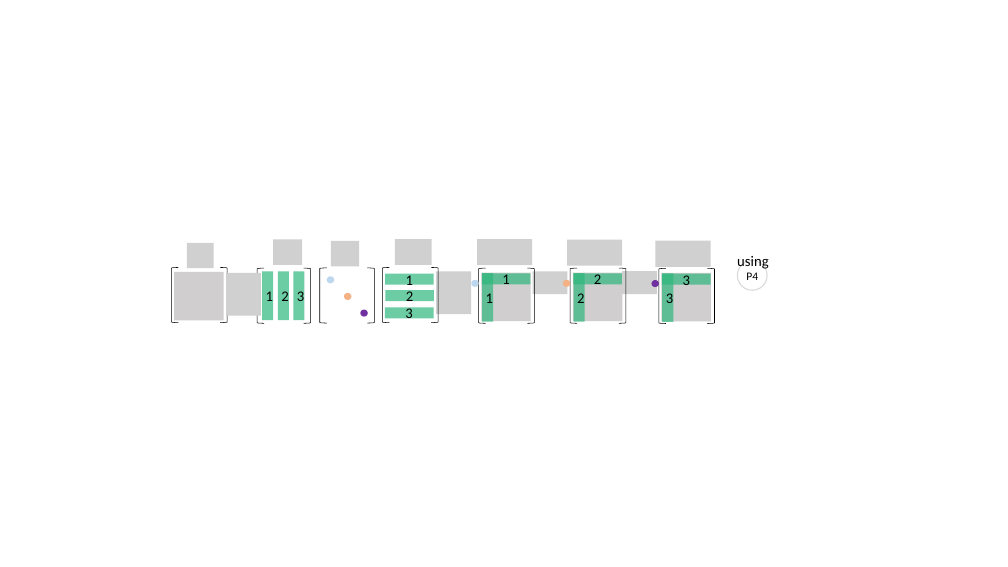
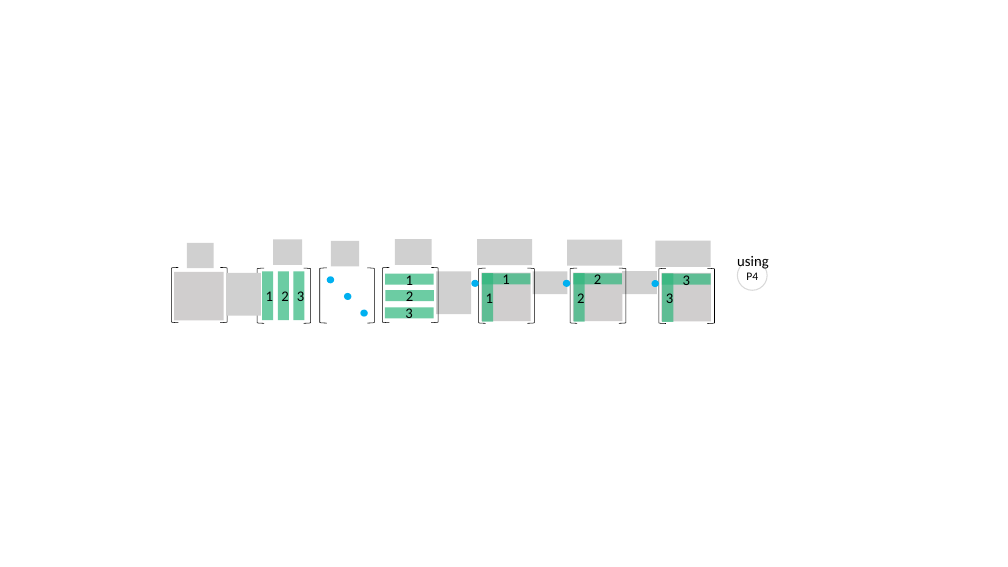
Before and after one commit to kenjihiranabe/The-Art-of-Linear-Algebra, a slide deck: slide 41 of Illustrations.pptx. Drawn at 1008x567 pixels with LibreOffice and Linux fonts; fonts in the diff are those of the drawing; grey boxes stand for pictures. Boxes give left, top, right and bottom in pixels: in the first picture for what was removed or moved away, otherwise in the second. Text is boxed around its words. In the diff, an @@ line names an element or a change of style, - is before the commit and + after.

```diff
--- a/Illustrations.pptx
+++ b/Illustrations.pptx
@@ ellipse at (327, 276, 334, 283): fill #BDD7EE to #00B0F0 @@
@@ ellipse at (344, 293, 352, 299): fill #F4B183 to #00B0F0 @@
@@ ellipse at (471, 280, 479, 287): fill #BDD7EE to #00B0F0 @@
@@ ellipse at (563, 280, 570, 287): fill #F4B183 to #00B0F0 @@
@@ ellipse at (652, 280, 659, 287): fill #7030A0 to #00B0F0 @@
@@ ellipse at (361, 309, 368, 316): fill #7030A0 to #00B0F0 @@
```
Also in this commit, not shown: 2 other slides changed, 54 other files.
